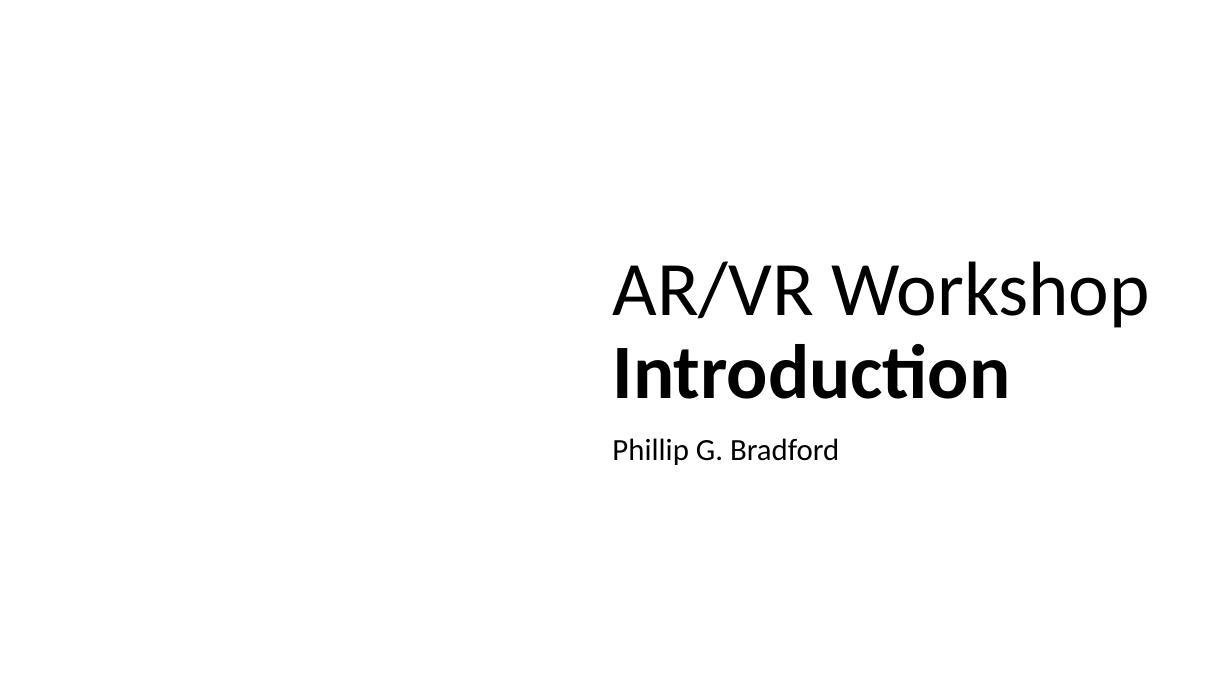
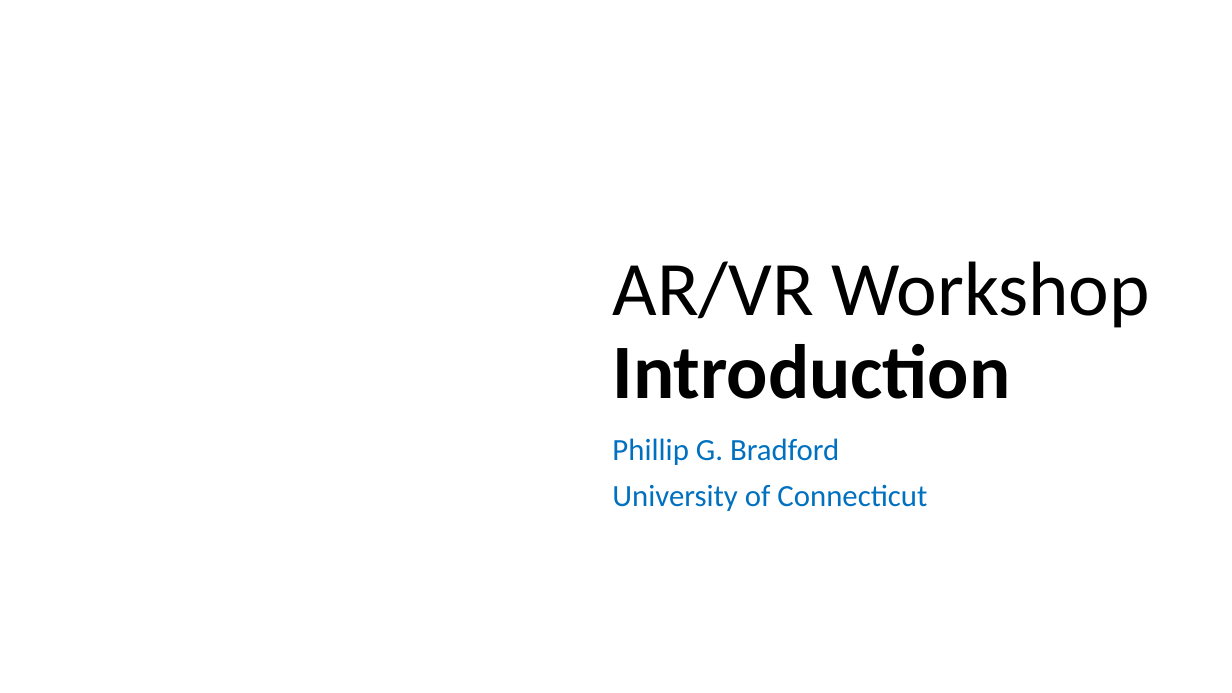
Before and after one commit to wonder-phil/AI-IoT-Workshop, a slide deck: slide 1 of p01/VR-A-Frame-introduction.pptx. Drawn at 1232x693 pixels with LibreOffice and Linux fonts; fonts in the diff are those of the drawing; background and template pictures are left out. Boxes give left, top, right and bottom in pixels: in the first picture for what was removed or moved away, otherwise in the second. Text is boxed around its words. In the diff, an @@ line names an element or a change of style, - is before the commit and + after.

```diff
--- a/p01/VR-A-Frame-introduction.pptx
+++ b/p01/VR-A-Frame-introduction.pptx
@@ subtitle at (x1=612, y1=438, x2=839, y2=465): text colour #000000 to #0070C0 in "Phillip G. Bradford" @@
@@ subtitle at (x1=612, y1=484, x2=927, y2=511): paragraph added @@
+University of Connecticut
```
Also in this commit, not shown: 1 slide added, 4 other files.
